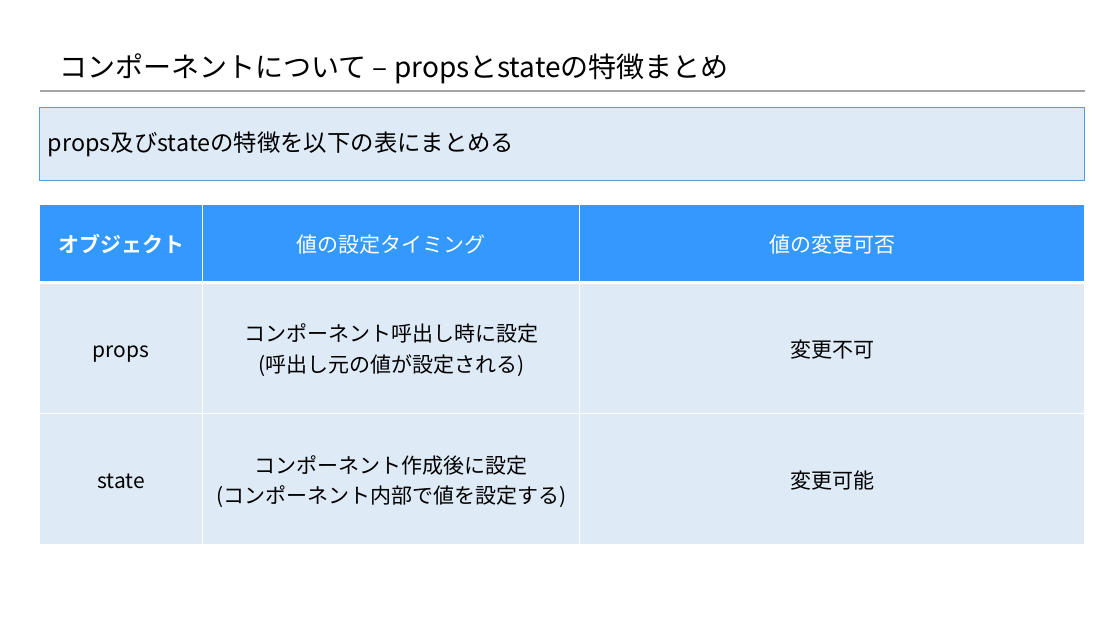
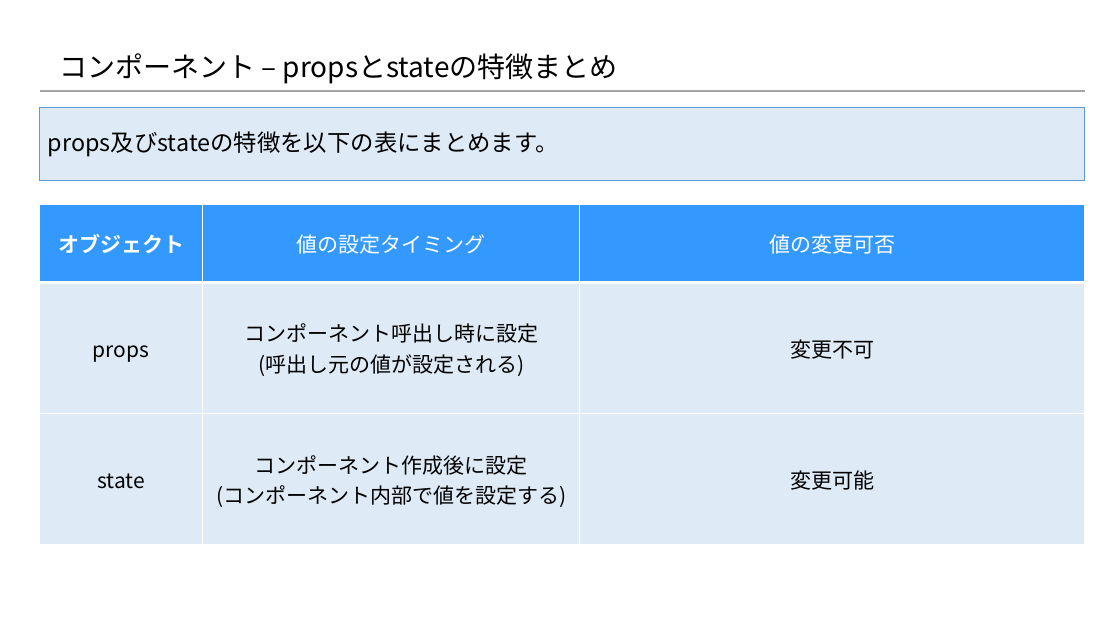
Before and after one commit to 2018SYSTEMI34/diary, a slide deck: slide 8 of doc/02_SlideShare/01.ネタ/２_Reactの基礎/2-2_Reactの基礎知識 ～コンポーネント編～.pptx. Drawn at 1120x630 pixels with LibreOffice and Linux fonts; fonts in the diff are those of the drawing; background and template pictures are left out. Boxes give left, top, right and bottom in pixels: in the first picture for what was removed or moved away, otherwise in the second. Text is boxed around its words. In the diff, an @@ line names an element or a change of style, - is before the commit and + after.

```diff
--- a/doc/02_SlideShare/01.ネタ/２_Reactの基礎/2-2_Reactの基礎知識 ～コンポーネント編～.pptx
+++ b/doc/02_SlideShare/01.ネタ/２_Reactの基礎/2-2_Reactの基礎知識 ～コンポーネント編～.pptx
@@ title at (x1=59, y1=53, x2=618, y2=84): text changed @@
-コンポーネントについて – propsとstateの特徴まとめ
+コンポーネント – propsとstateの特徴まとめ
@@ text in rectangle at (x1=48, y1=131, x2=559, y2=157): text changed @@
-props及びstateの特徴を以下の表にまとめる
+props及びstateの特徴を以下の表にまとめます。
```
Also in this commit, not shown: 7 other slides changed, 2 other files.
